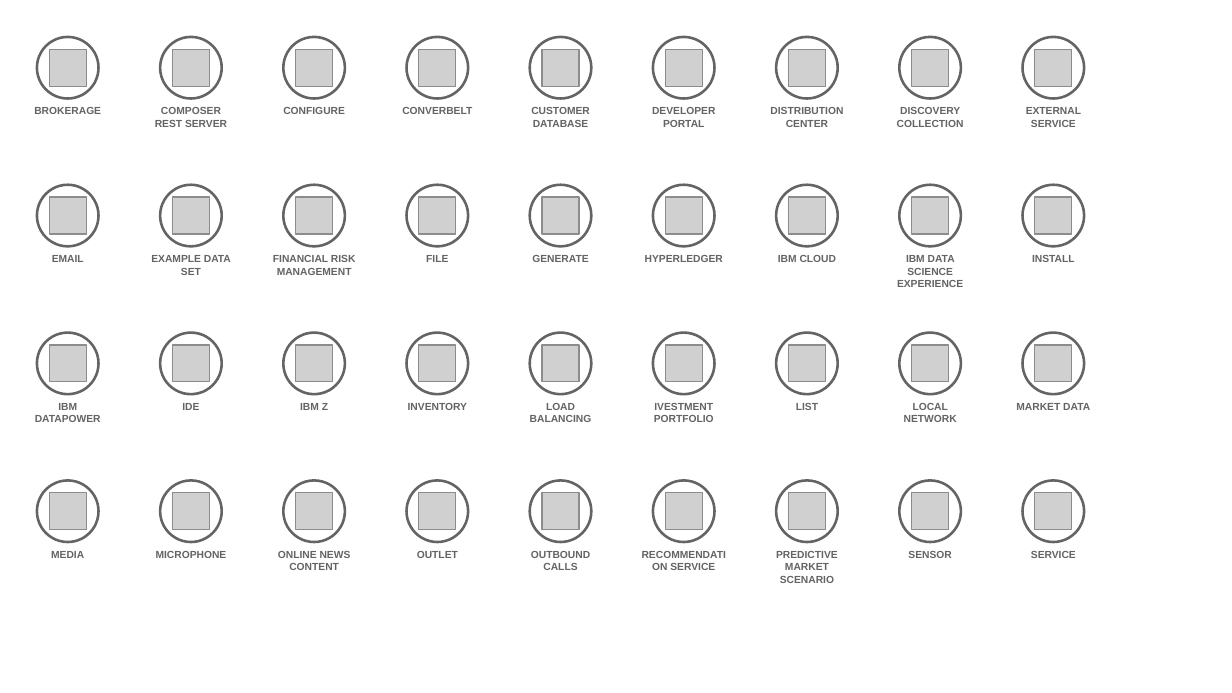
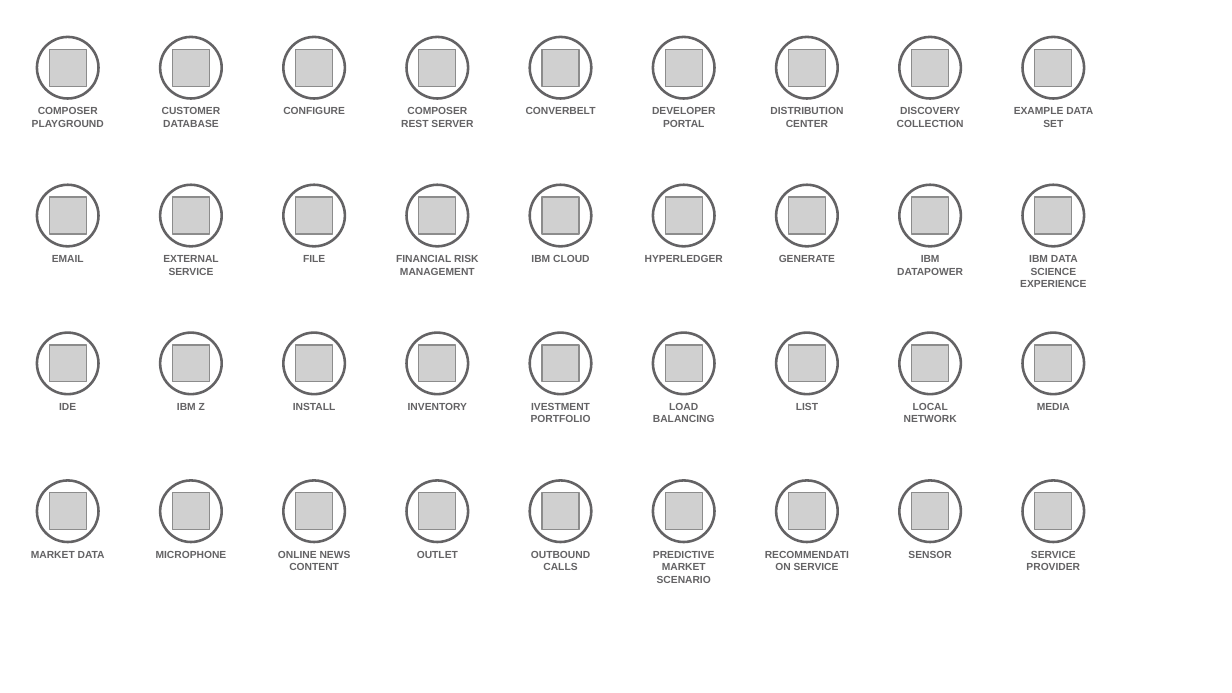
Before and after one commit to l2fprod/myarchitecture, a slide deck: slide 11 of mycatalog-architecture-diagram-template.pptx. Drawn at 1232x693 pixels with LibreOffice and Linux fonts; fonts in the diff are those of the drawing; grey boxes stand for pictures. Boxes give left, top, right and bottom in pixels: in the first picture for what was removed or moved away, otherwise in the second. Text is boxed around its words. In the diff, an @@ line names an element or a change of style, - is before the commit and + after.

```diff
--- a/mycatalog-architecture-diagram-template.pptx
+++ b/mycatalog-architecture-diagram-template.pptx
@@ text at (32,107,104,127): text changed @@
-BROKERAGE
+COMPOSER PLAYGROUND
@@ text at (162,107,221,127): text changed @@
-COMPOSER REST SERVER
+CUSTOMER DATABASE
@@ text added at (401,107,473,127), 6 pt, text #646365, bold @@
+COMPOSER REST SERVER
@@ text removed at (531,107,590,127) @@
-CUSTOMER DATABASE
@@ text at (1014,107,1093,127): text changed @@
-EXTERNAL SERVICE
+EXAMPLE DATA SET
@@ text at (163,255,218,275): text changed @@
-EXAMPLE DATA SET
+EXTERNAL SERVICE
@@ text at (531,255,590,262): text changed @@
-GENERATE
+IBM CLOUD
@@ text at (779,255,835,262): text changed @@
-IBM CLOUD
+GENERATE
@@ text "IBM DATAPOWER": place and size @@
-text "IBM DATAPOWER" at (35,402,101,422)
+text "IBM DATAPOWER" at (897,254,963,275)
@@ text "INSTALL": place and size @@
-text "INSTALL" at (1032,255,1075,262)
+text "INSTALL" at (293,403,336,410)
@@ text at (1037,403,1070,410): text changed @@
-MARKET DATA
+MEDIA
@@ text at (31,551,105,558): text changed @@
-MEDIA
+MARKET DATA
@@ 5 texts: place and size @@
-5 texts at (182,255,838,583)
+5 texts at (59,255,715,583)
@@ 5 texts: place and size @@
-5 texts at (273,107,963,570)
+5 texts at (396,107,1086,570)
@@ text at (1026,551,1080,570): text changed @@
-SERVICE
+SERVICE PROVIDER
```
Also in this commit, not shown: 16 other slides changed.
